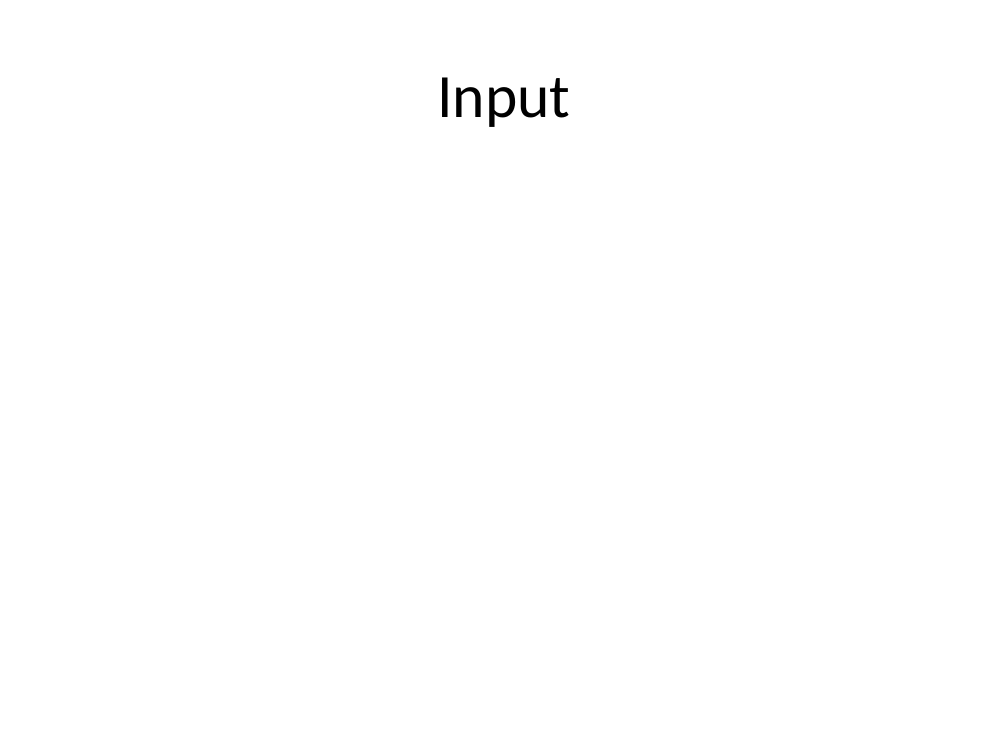
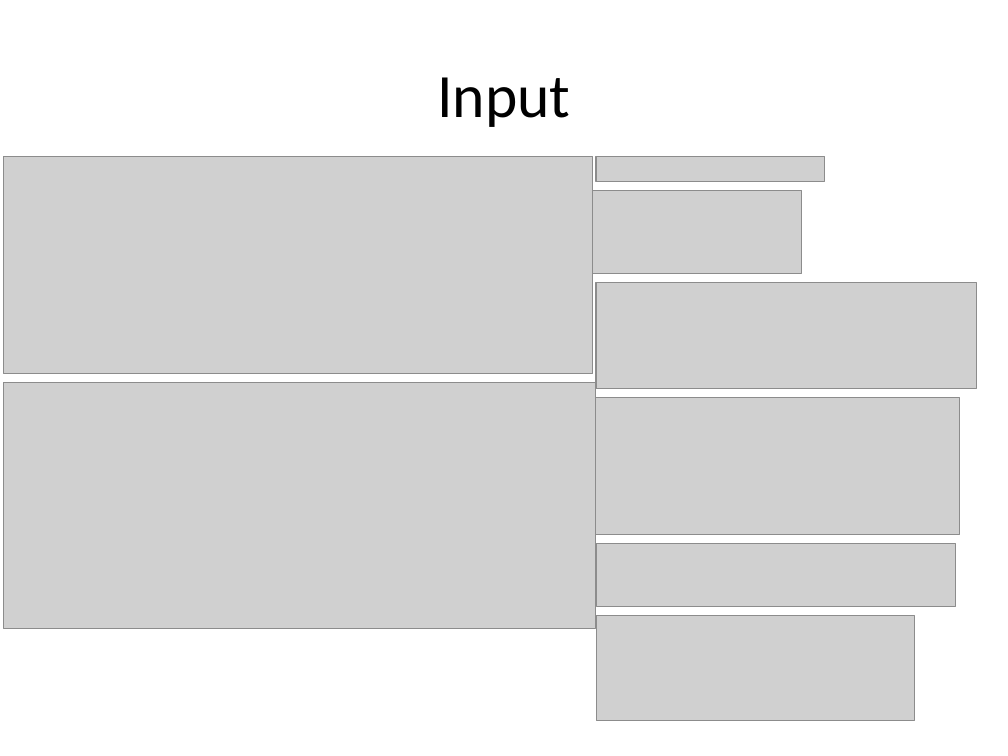
Before and after one commit to jinwei-chang/Verilog-Simulation-Optimization-via-Instruction-Reduction, a slide deck: slide 6 of lecture/1071524_Problem.pptx. Drawn at 1008x756 pixels with LibreOffice and Linux fonts; fonts in the diff are those of the drawing; grey boxes stand for pictures. Boxes give left, top, right and bottom in pixels: in the first picture for what was removed or moved away, otherwise in the second. Text is boxed around its words. In the diff, an @@ line names an element or a change of style, - is before the commit and + after.

Commit message:
Parser Input

```diff
--- a/lecture/1071524_Problem.pptx
+++ b/lecture/1071524_Problem.pptx
@@ picture added at bbox=[3, 156, 592, 374] @@
@@ picture added at bbox=[596, 156, 825, 181] @@
@@ picture added at bbox=[593, 191, 801, 273] @@
@@ picture added at bbox=[596, 282, 976, 388] @@
@@ picture added at bbox=[4, 383, 597, 629] @@
@@ picture added at bbox=[596, 397, 959, 534] @@
@@ picture added at bbox=[597, 543, 956, 607] @@
@@ picture added at bbox=[597, 616, 915, 721] @@
```
Also in this commit, not shown: 6 other slides changed, 9 slides added, 2 slides removed, 17 other files.
